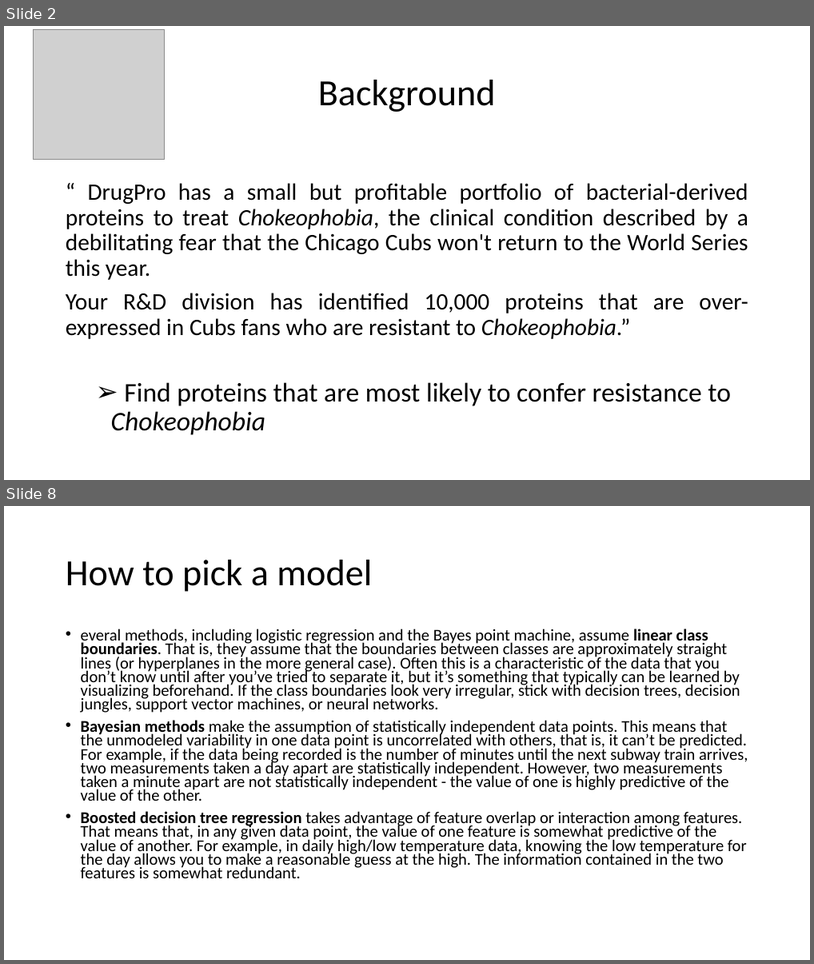
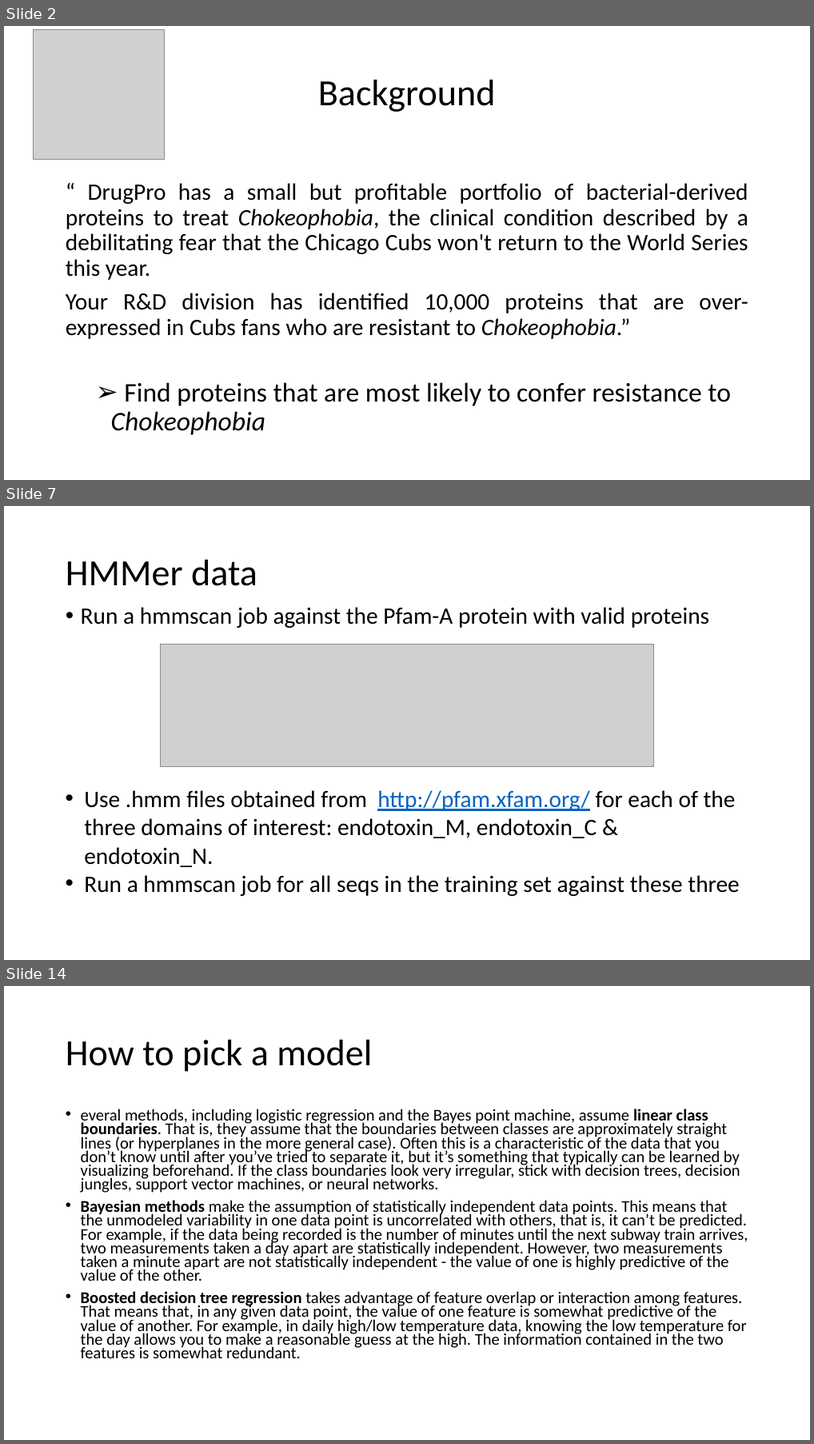
Before and after one commit to JoannaDrx/protein-classification, a slide deck: drugpro-jd.pptx. Shown one above the other, each under a label of ours: slides 2 and 8 before the commit, slides 2, 7 and 14 after it; the slides between them are not shown. The pictures are 814x964 and 814x1444 pixels, drawn with LibreOffice and Linux fonts; fonts in the diff are those of the drawing; grey boxes stand for pictures. Boxes give left, top, right and bottom in pixels: in the first picture for what was removed or moved away, otherwise in the second. Text is boxed around its words. In the diff, an @@ line names an element or a change of style, - is before the commit and + after.

```diff
--- a/drugpro-jd.pptx
+++ b/drugpro-jd.pptx
@@ slide 7 added at bbox=[4, 506, 810, 960], background #FFFFFF @@
@@ title added at bbox=[66, 560, 258, 586], 44 pt, text #000000 @@
+HMMer data
@@ text added at bbox=[81, 607, 710, 628], 28 pt, text #000000 @@
+• Run a hmmscan job against the Pfam-A protein with valid proteins
@@ picture added at bbox=[160, 644, 654, 767] @@
@@ text added at bbox=[84, 790, 739, 896], 28 pt, text #000000 @@
+• Use .hmm files obtained from http://pfam.xfam.org/ for each of the three domains of interest: endotoxin_M, endotoxin_C & endotoxin_N.
+• Run a hmmscan job for all seqs in the training set against these three
@@ what was slide 8 is now slide 14 @@
```
Also in this commit, not shown: 4 slides changed, 9 other slides added, 7 slides removed, 10 other files.
